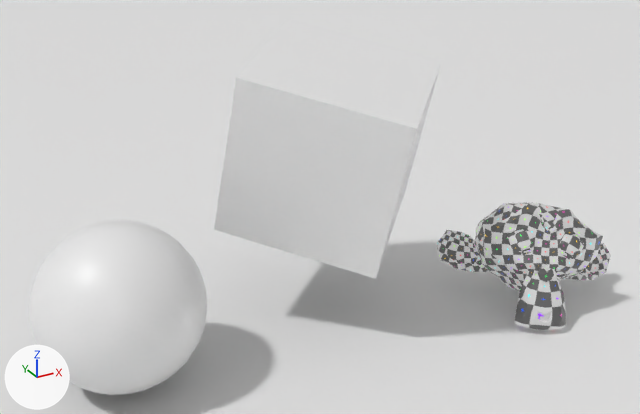
A saved change to the glTF model src/public/assets/scene/scene.glb.
The view is the same before and after, from a 50 mm camera at (-5.88, -10.34, 6.92) aimed at (0.38, 1.05, 1.23). The lights are fixed; the arrows at lower left show +X, +Y and +Z. Where no turn or scale is listed for an object, it has been applied to the vertices.

In view in the first picture: 'Flooor', 'MainBox', 'Sphere', 'Suzanne'.
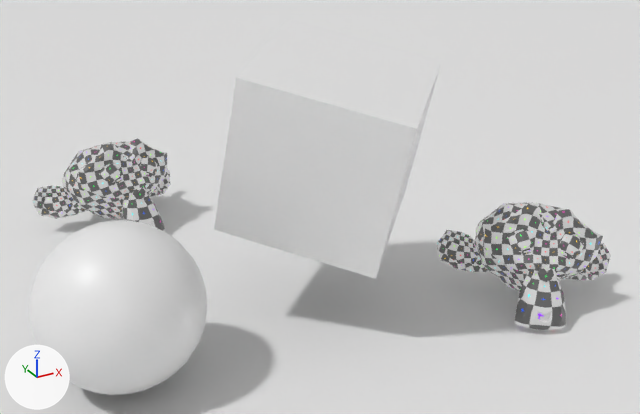
Boxes (x1, y1, x2, y2) around the edits, measured in the pictures (640 x 414 px):
```json
{"object": "Suzanne.001", "change": "added", "after": [33, 138, 171, 231]}
```

Scene script edits in JSON lines:
```json
{"op": "add", "block": "me_suzanne_001", "code": ["me_suzanne_001 = bpy.data.meshes.new('Suzanne.001')", "me_suzanne_001.from_pydata(...)  # 505 vertices, 968 faces; spans x -1.49..1.26, y -1.1..1.03, z -0.56..1.09", "me_suzanne_001.materials.append(mat_material_002)"]}
{"op": "add", "block": "ob_suzanne_001", "code": ["ob_suzanne_001 = bpy.data.objects.new('Suzanne.001', me_suzanne_001)", "ob_suzanne_001.location = (-1.85, 4.66, 0.57)"]}
```
